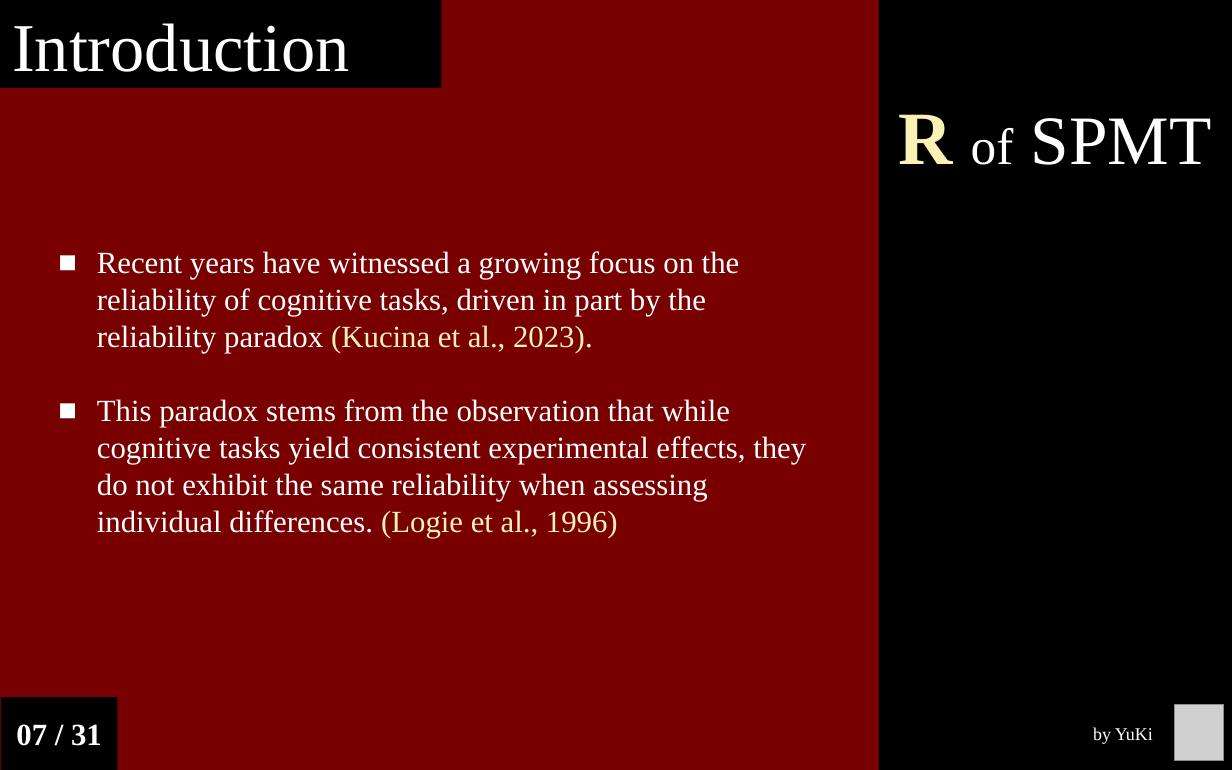
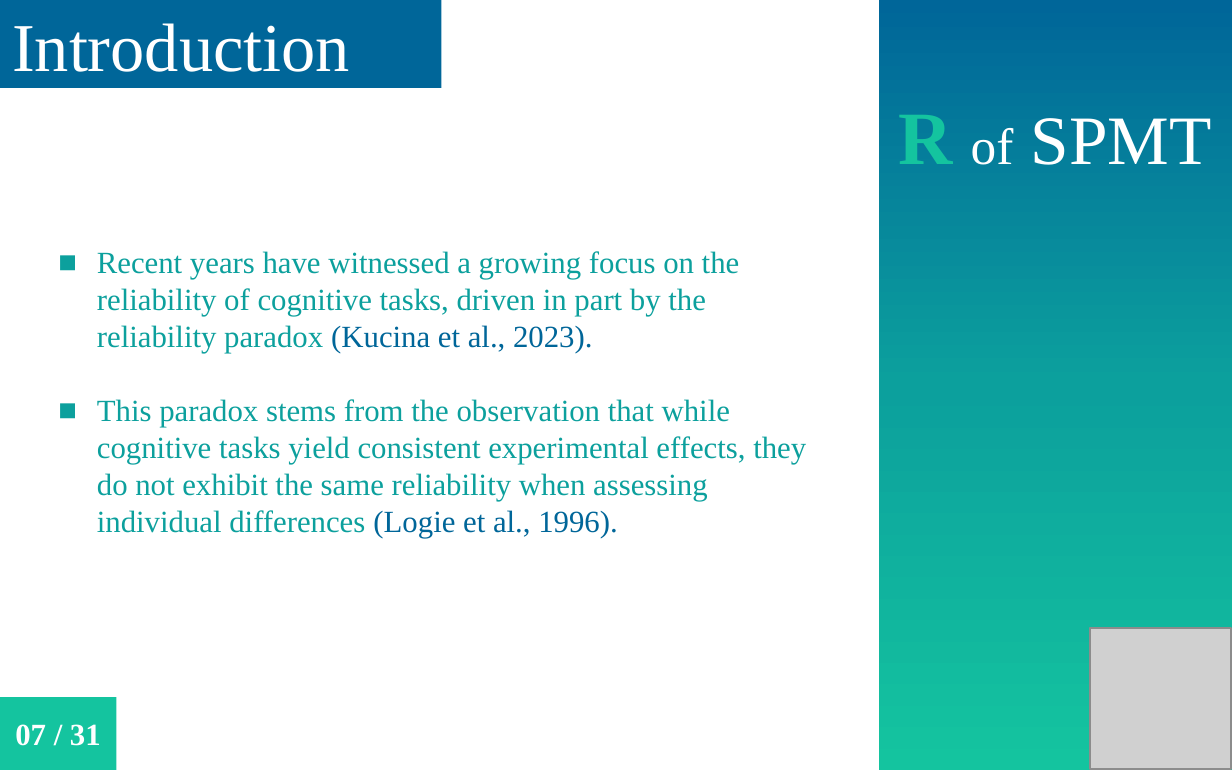
Before and after one commit to Chuan-Peng-Lab/ReliabilitySPE, a slide deck: slide 8 of 6_Reports/6_3_Phase_3/25th_NCP.pptx. Drawn at 1232x770 pixels with LibreOffice and Linux fonts; fonts in the diff are those of the drawing; grey boxes stand for pictures. Boxes give left, top, right and bottom in pixels: in the first picture for what was removed or moved away, otherwise in the second. Text is boxed around its words. In the diff, an @@ line names an element or a change of style, - is before the commit and + after.

```diff
--- a/6_Reports/6_3_Phase_3/25th_NCP.pptx
+++ b/6_Reports/6_3_Phase_3/25th_NCP.pptx
@@ background #780000 to #FFFFFF @@
@@ rectangle "Introduction" at [0,0,441,87]: fill #000000 to #006699 @@
@@ rectangle "R of SPMT" at [878,0,1232,770]: text colour #FAF1B4 to #14C49F, letter outline #FAF1B4 0.75 pt to #FFFFFF 0.75 pt in "R"; fill #000000 to gradient #006699 to #0CA09D to #14C49F @@
@@ text at [97,251,740,353]: text colour #FFFFFF to #0CA09D in "Recent years have witnessed a growing focus ..."; text colour #FAF1B4 to #006699 in "(Kucina et al., 2023)."; text colour #FFFFFF to #006699 in "2023)." @@
@@ text at [97,399,806,538]: text changed; text colour #FFFFFF to #0CA09D @@
-■ This paradox stems from the observation that while cognitive tasks yield consistent experimental effects, they do not exhibit the same reliability when assessing individual differences. (Logie et al., 1996)
+■ This paradox stems from the observation that while cognitive tasks yield consistent experimental effects, they do not exhibit the same reliability when assessing individual differences (Logie et al., 1996).
@@ picture added at [1090,628,1231,769] @@
@@ rectangle "07 / 31" at [0,697,116,770]: fill #000000 to #14C49F @@
@@ picture removed at [1174,705,1223,760] @@
@@ text removed at [1093,727,1153,744] @@
-by YuKi
```
Also in this commit, not shown: 29 other slides changed, 2 other files.
